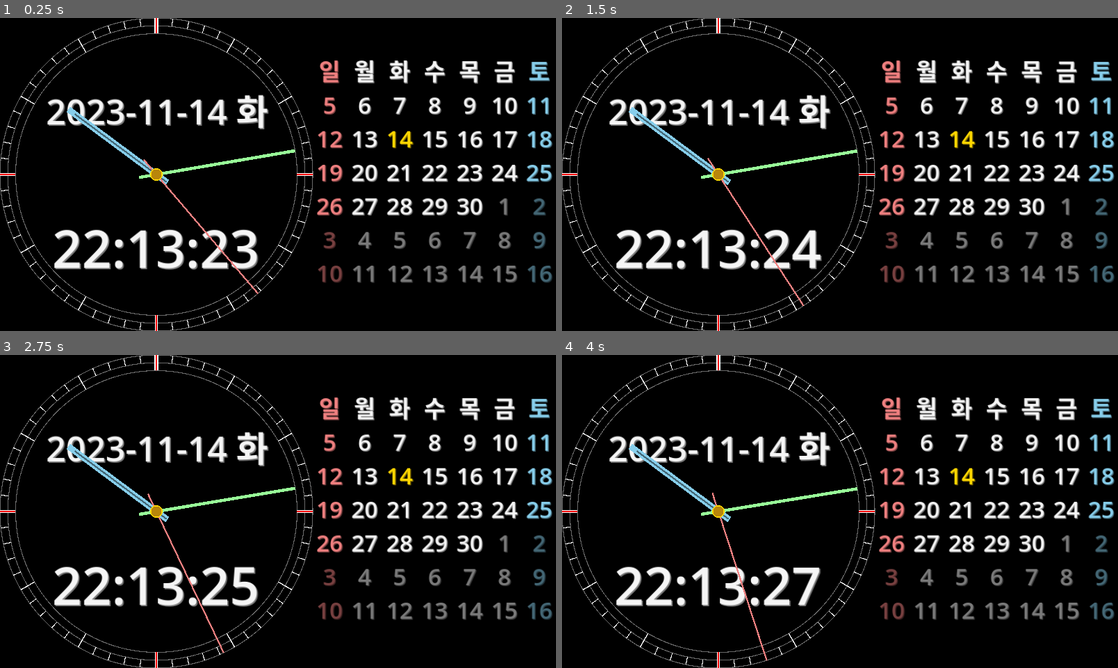
Above: before the commit, frames 1-4 (two rows, left to right).
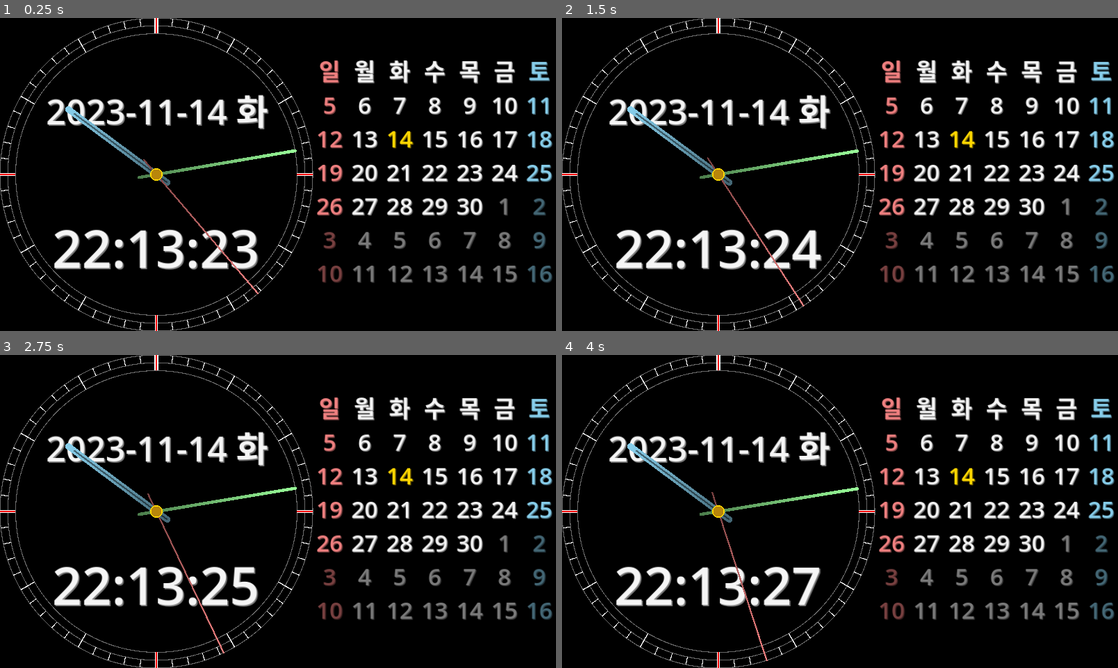
Above: after the commit, the same moments.

Repository: kasworld/gd4analogclockcal
Game: Godot game, scene res://main.tscn
The game is run twice, just before and just after one commit, with the same random seed, the same clock (stepped at 60 frames per second) and the same inputs.
Inputs:
- Up to frame 1 (0.25 s): no input
- Up to frame 2 (1.5 s): no input
- Up to frame 3 (2.75 s): no input
- Up to frame 4 (4 s): no input

The runs differ from the first frame. In frame 1, 0.6% of the frame differs, in the area x 11-54%, y 28-89%; in frame 2, 0.6%; in frame 3, 0.6%; in frame 4, 0.6%, in the area x 11-54%, y 28-98%.

Commit message:
gradient clock hands

Diff:
--- a/analog_clock.gd
+++ b/analog_clock.gd
@@ -52,10 +52,18 @@
 
 func clock_hand(dict :Dictionary) -> Line2D:
 	var cr = Line2D.new()
-	cr.default_color = dict.color
+	var pca : PackedColorArray
+	pca.append(dict.color)
+	pca.append(dict.color.darkened(0.5))
+	var gr = Gradient.new()
+	gr.colors = pca
+	cr.gradient = gr
+#	cr.default_color = dict.color
 	cr.width = dict.width*clock_R
 	cr.add_point(Vector2(0,-dict.height*clock_R))
 	cr.add_point(Vector2(0,dict.height*clock_R/8))
+	cr.begin_cap_mode = Line2D.LINE_CAP_ROUND
+	cr.end_cap_mode = Line2D.LINE_CAP_ROUND
 	return cr
 
 func new_circle_fill(r,co) -> Polygon2D :
